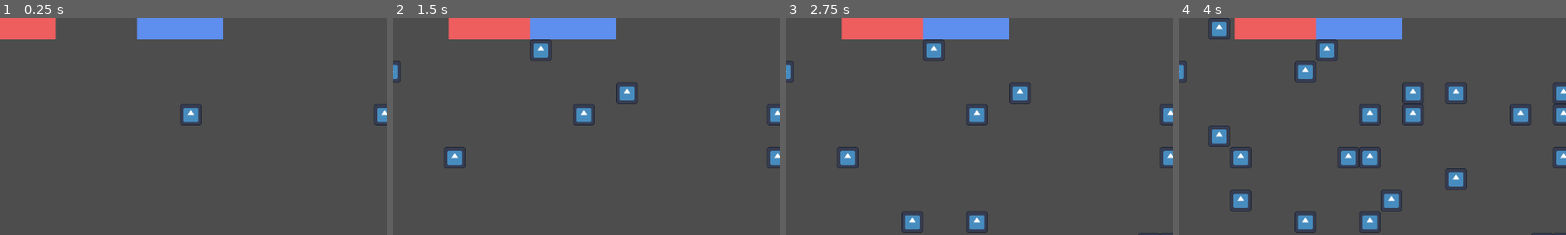
Above: before the commit, frames 1-4 (left to right).
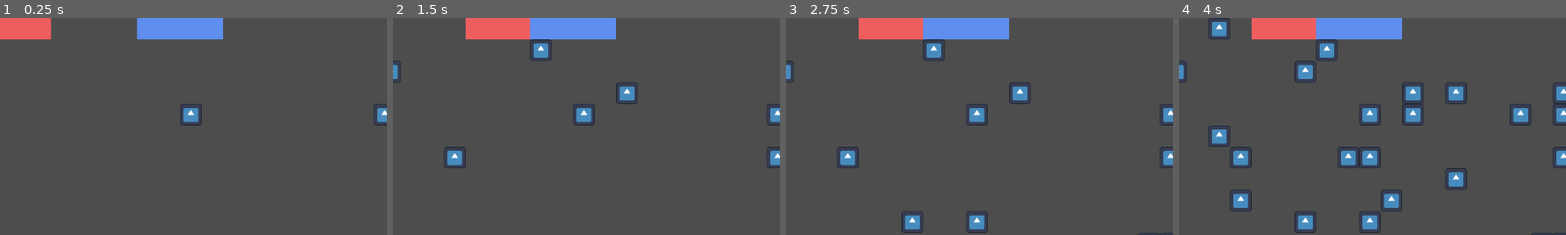
Above: after the commit, the same moments.

Repository: arrowira/MiniJam196Snake
Game: Godot game, scene res://scenes/main.tscn
Same seed, same stepped clock (60 frames per second), same inputs: the game is played once before the commit and once after it. The engine's default icon, where the game draws it, is replaced by a stand-in: a white triangle on a blue panel in a dark square.
Inputs:
- Up to frame 1 (0.25 s): no input
- Up to frame 2 (1.5 s): hold Right (p1right) 0.53-1.28 s; tap S (p2down) at 0.6 s; hold Down (p1down) from 1.28 s (still down); tap A (p2left) at 1.35 s
- Up to frame 3 (2.75 s): release Down (p1down) at 2.03 s; hold Right (p1right) from 2.03 s (still down); tap D (p2right) at 2.1 s
- Up to frame 4 (4 s): release Right (p1right) at 2.78 s; hold Up (p1up) 2.78-3.53 s; tap W (p2up) at 2.85 s; hold Left (p1left) from 3.53 s (still down); tap S (p2down) at 3.6 s
The pictures show only the part of the screen within x 2-52%, y 0-50%; the shares and areas given below are measured in that part.

The runs differ from the first frame. In frame 1, 0.1% of the frame differs, in the area x 13-15%, y 0-10%; in frame 2, 0.4%, in the area x 14-19%, y 0-10%; in frame 3, 0.4%; in frame 4, 0.4%.

Commit message:
snakePositionFix

Diff:
--- a/minijam-196-proj/scenes/main.tscn
+++ b/minijam-196-proj/scenes/main.tscn
@@ -1,15 +1,15 @@
 [gd_scene load_steps=5 format=3 uid="uid://3jlldpsx5vpm"]
 
-[ext_resource type="Script" uid="uid://bwoh6txxg7ox7" path="res://scripts/gameManager.gd" id="1_jyhfs"]
+[ext_resource type="Script" path="res://scenes/gameManager.gd" id="1_jyhfs"]
 [ext_resource type="PackedScene" uid="uid://dsomo3xmi6joa" path="res://scenes/snakeA.tscn" id="1_o5qli"]
 [ext_resource type="PackedScene" uid="uid://btptv76as7oeo" path="res://scenes/snakeB.tscn" id="2_0wfyh"]
-[ext_resource type="PackedScene" uid="uid://bfhbaw05in4qg" path="res://scenes/AppleSpawner.tscn" id="3_sugp2"]
+[ext_resource type="PackedScene" path="res://scenes/AppleSpawner.tscn" id="3_sugp2"]
 
 [node name="main" type="Node2D"]
 script = ExtResource("1_jyhfs")
 
 [node name="snakeA" parent="." instance=ExtResource("1_o5qli")]
-position = Vector2(71, 0)
+position = Vector2(64, 0)
 
 [node name="snakeB" parent="." instance=ExtResource("2_0wfyh")]
 position = Vector2(320, 0)
